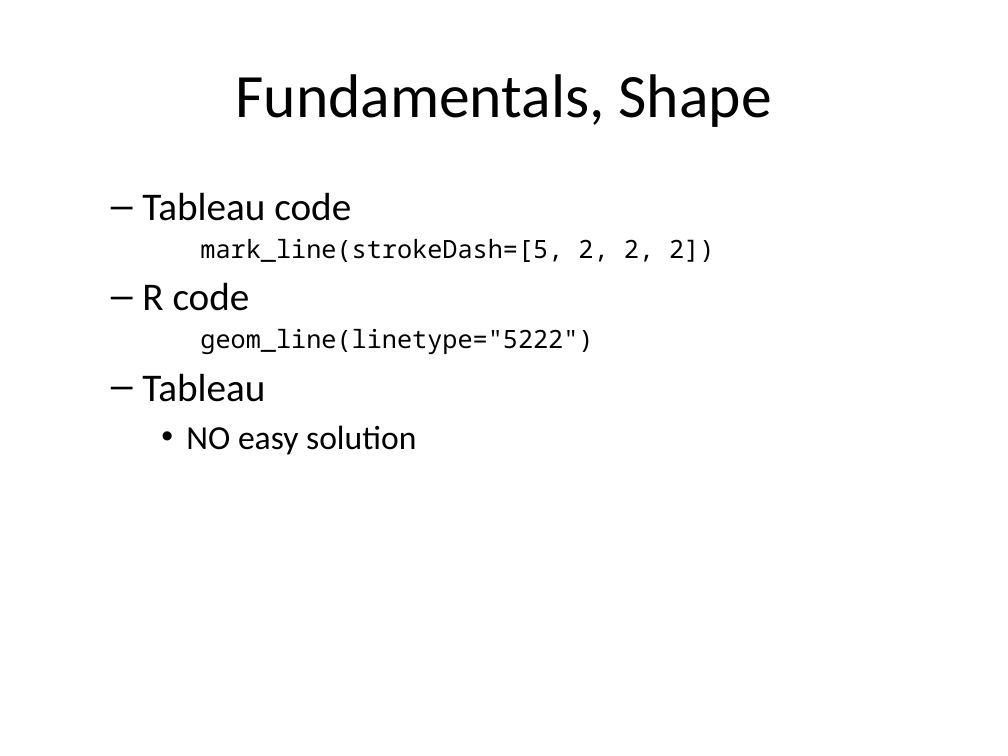
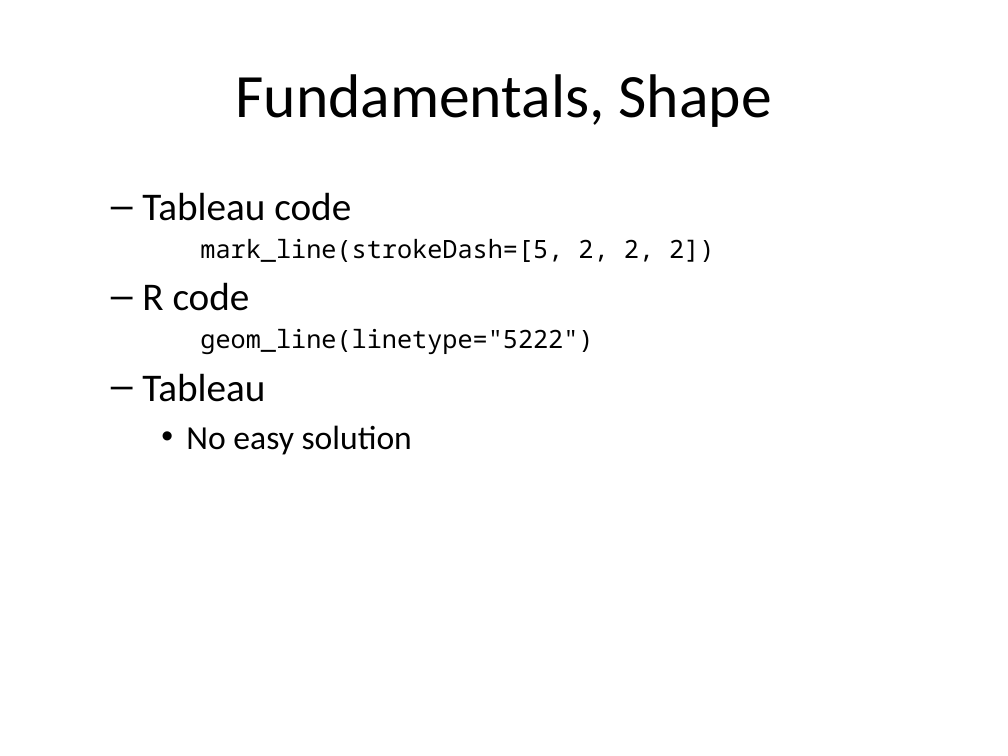
Before and after one commit to pmean/data-visualization, a slide deck: slide 36 of data-viz-03/src/complete-lecture-linegraphs.pptx. Drawn at 1008x756 pixels with LibreOffice and Linux fonts; fonts in the diff are those of the drawing. Boxes give left, top, right and bottom in pixels: in the first picture for what was removed or moved away, otherwise in the second. Text is boxed around its words. In the diff, an @@ line names an element or a change of style, - is before the commit and + after.

```diff
--- a/data-viz-03/src/complete-lecture-linegraphs.pptx
+++ b/data-viz-03/src/complete-lecture-linegraphs.pptx
@@ text at (186, 425, 412, 455): text changed @@
-    • NO easy solution
+    • No easy solution
```
Also in this commit, not shown: 8 other slides changed, 20 slides added, 5 slides removed, 7 other files.
